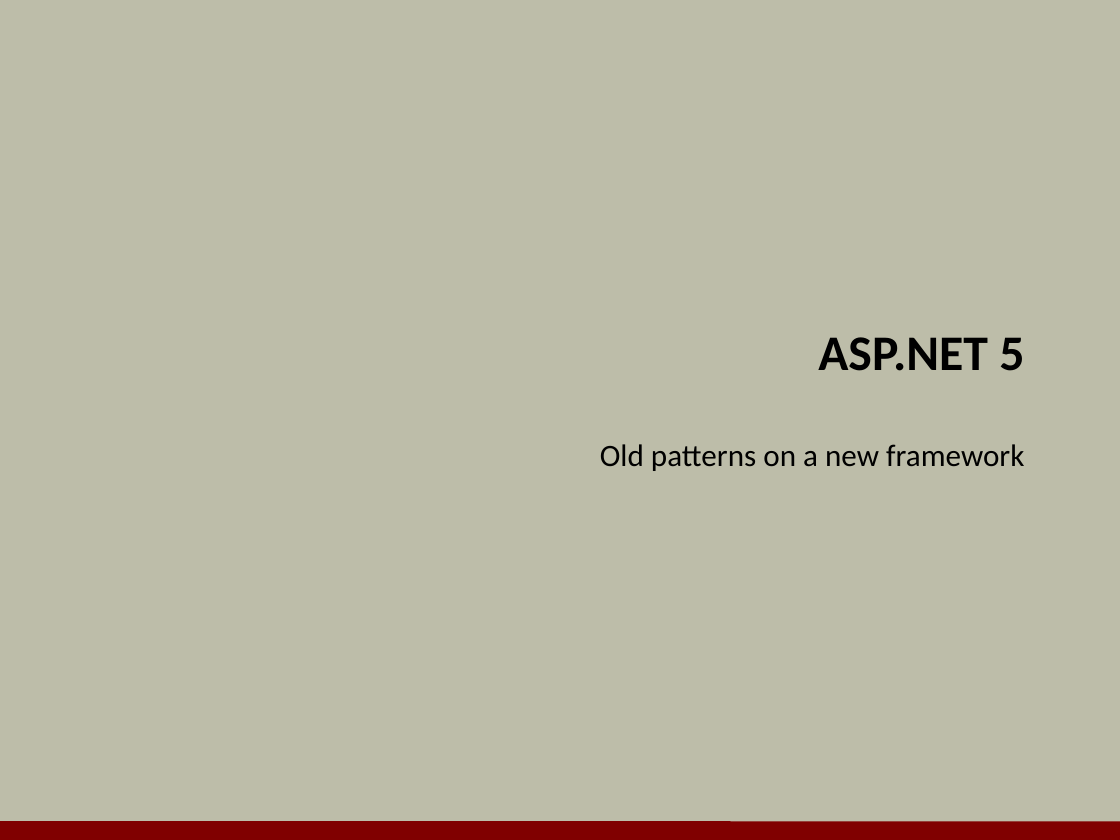
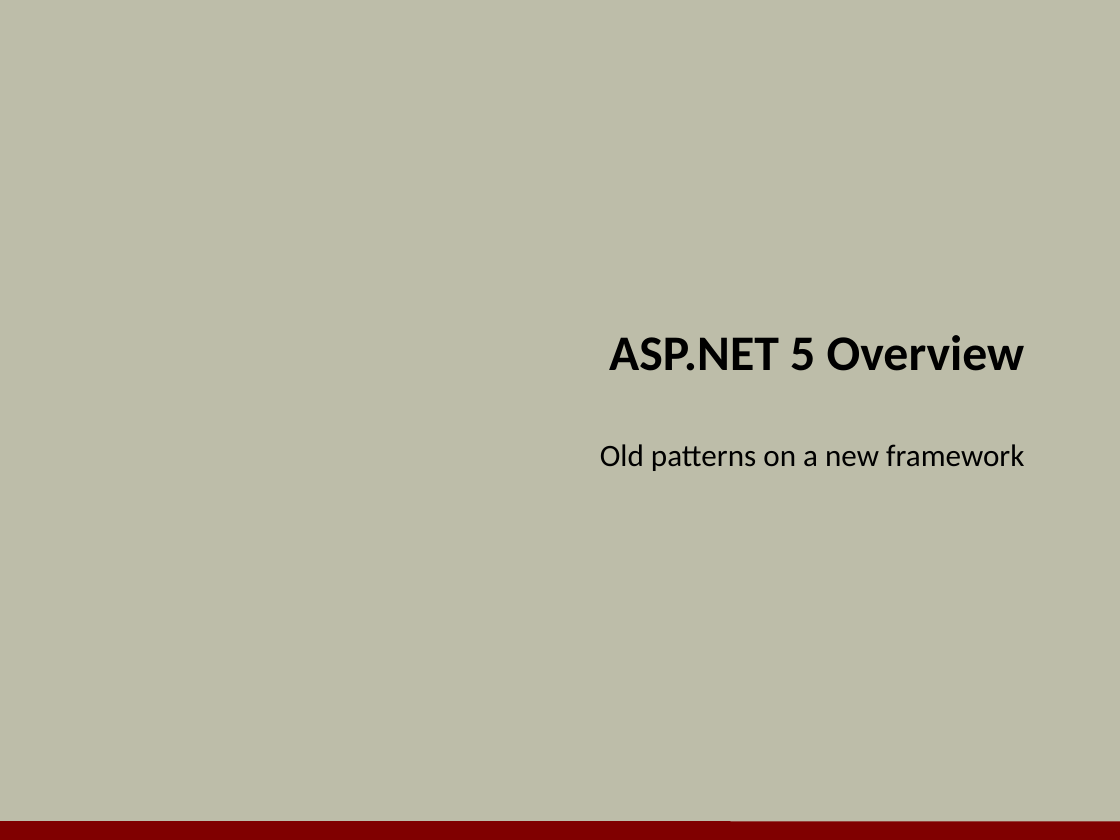
Before and after one commit to OdeToCode/classes, a slide deck: slide 1 of aspnet5/slides/01_Overview.pptx. Drawn at 1120x840 pixels with LibreOffice and Linux fonts; fonts in the diff are those of the drawing; background and template pictures are left out. Boxes give left, top, right and bottom in pixels: in the first picture for what was removed or moved away, otherwise in the second. Text is boxed around its words. In the diff, an @@ line names an element or a change of style, - is before the commit and + after.

Commit message:
finished deck 1

```diff
--- a/aspnet5/slides/01_Overview.pptx
+++ b/aspnet5/slides/01_Overview.pptx
@@ title at [609, 335, 1025, 371]: text changed @@
-ASP.NET 5
+ASP.NET 5 Overview
```
Also in this commit, not shown: 13 slides added, 1 slide removed.
